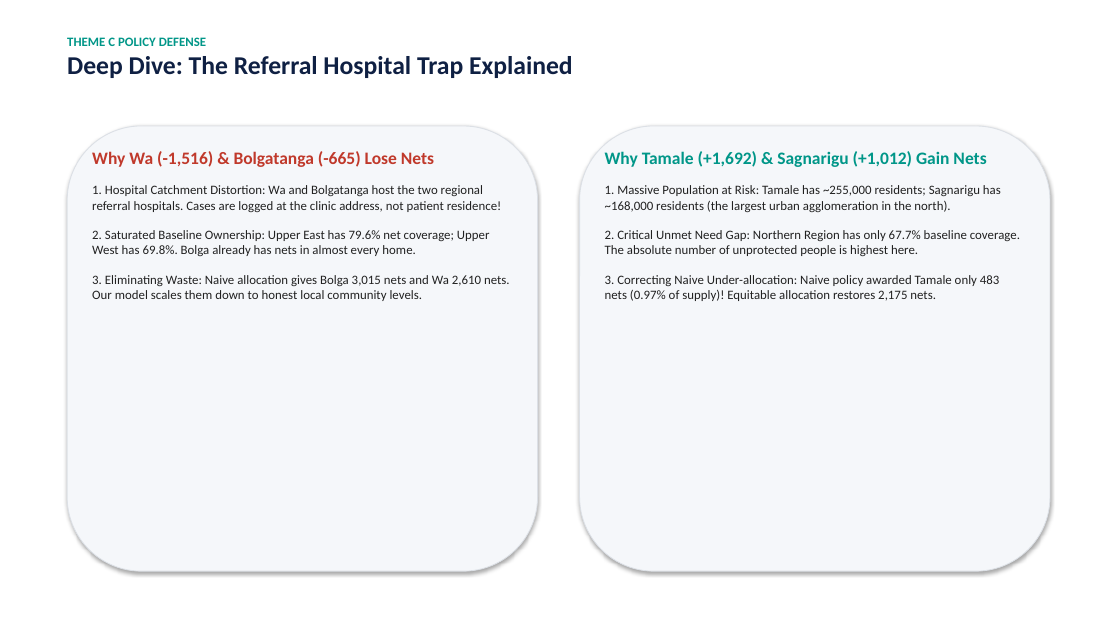
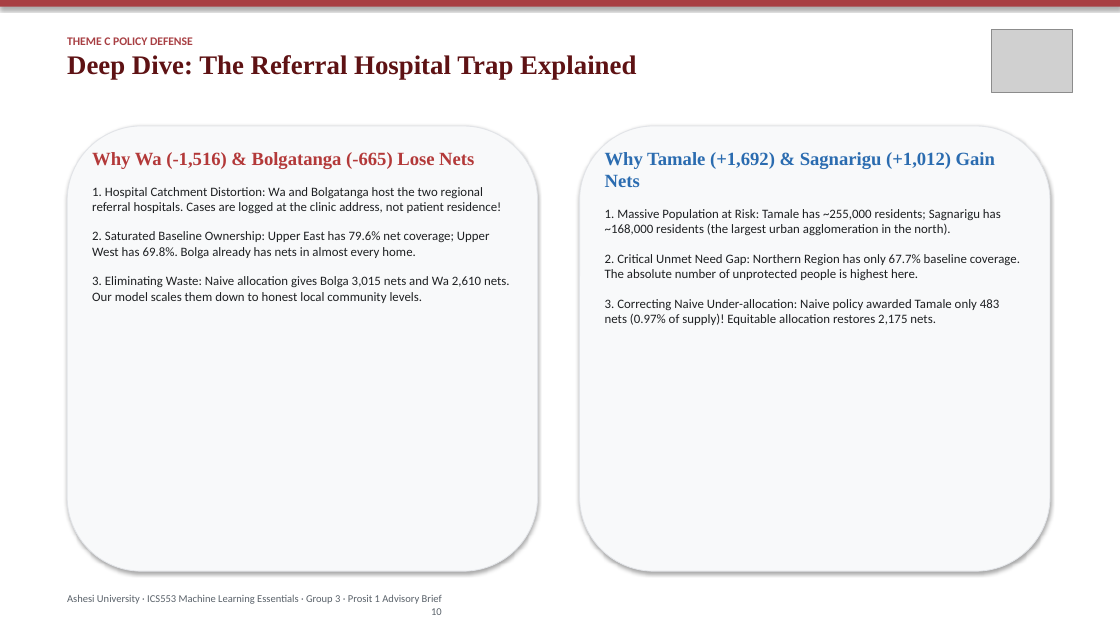
Before and after one commit to ASU-MICS-2028/mle-group-3-prosit-1, a slide deck: slide 10 of reports/ITN_Allocation_Presentation.pptx. Drawn at 1120x630 pixels with LibreOffice and Linux fonts; fonts in the diff are those of the drawing; grey boxes stand for pictures. Boxes give left, top, right and bottom in pixels: in the first picture for what was removed or moved away, otherwise in the second. Text is boxed around its words. In the diff, an @@ line names an element or a change of style, - is before the commit and + after.

Commit message:
style(presentation): apply official Ashesi University brand guidelines (Pale Carmine, Garamond, logo badge)

```diff
--- a/reports/ITN_Allocation_Presentation.pptx
+++ b/reports/ITN_Allocation_Presentation.pptx
@@ rectangle added at bbox=[0, 0, 1120, 7], fill #A83F43 @@
@@ picture added at bbox=[991, 29, 1073, 92] @@
@@ text "THEME C POLICY DEFENSE" at bbox=[67, 37, 636, 80]: size 11 to 10 pt, text colour #009688 to #A83F43 in "THEME C POLICY DEFENSE"; size 22 to 23 pt, font Calibri to Times New Roman, text colour #0F2043 to #5E1214 in "Deep Dive: The Referral Hospital Trap Explained" @@
@@ rounded rectangle at bbox=[67, 126, 538, 571]: fill #F5F7FA to #F8F9FA; outline #DCE0E6 0.75 pt to #E2E4E8 0.75 pt @@
@@ text "Why Wa (-1,516) & Bolgatanga ..." at bbox=[92, 152, 510, 303]: size 15 to 16 pt, font Calibri to Times New Roman, text colour #C0392B to #B33939 in "Why Wa (-1,516) & Bolgatanga (-665) Lose ..."; text colour #212121 to #1E2022 @@
@@ rounded rectangle at bbox=[580, 126, 1050, 571]: fill #F5F7FA to #F8F9FA; outline #DCE0E6 0.75 pt to #E2E4E8 0.75 pt @@
@@ text "Why Tamale (+1,692) & Sagnarigu ..." at bbox=[605, 152, 1020, 325]: size 15 to 16 pt, font Calibri to Times New Roman, text colour #009688 to #2B6CB0 in "Why Tamale (+1,692) & Sagnarigu (+1,012) Gain ..."; text colour #212121 to #1E2022 in "1. Massive Population at Risk: Tamale has ...", "2. Critical Unmet Need Gap: Northern Region ...", "3. Correcting Naive Under-allocation: Naive policy awarded ..." @@
@@ text added at bbox=[67, 594, 442, 615], 9 pt, text #5A626A @@
+Ashesi University · ICS553 Machine Learning Essentials · Group 3 · Prosit 1 Advisory Brief
+10
```
Also in this commit, not shown: 11 other slides changed, 3 other files.
